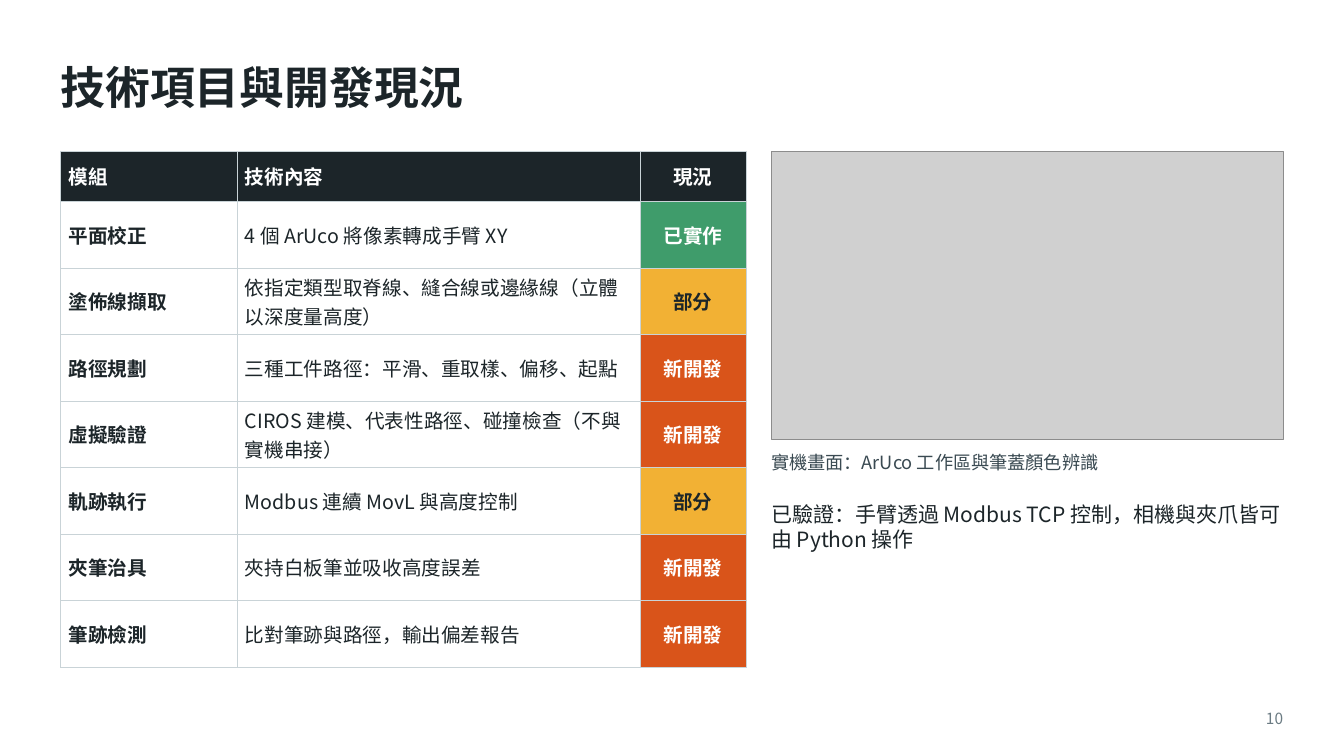
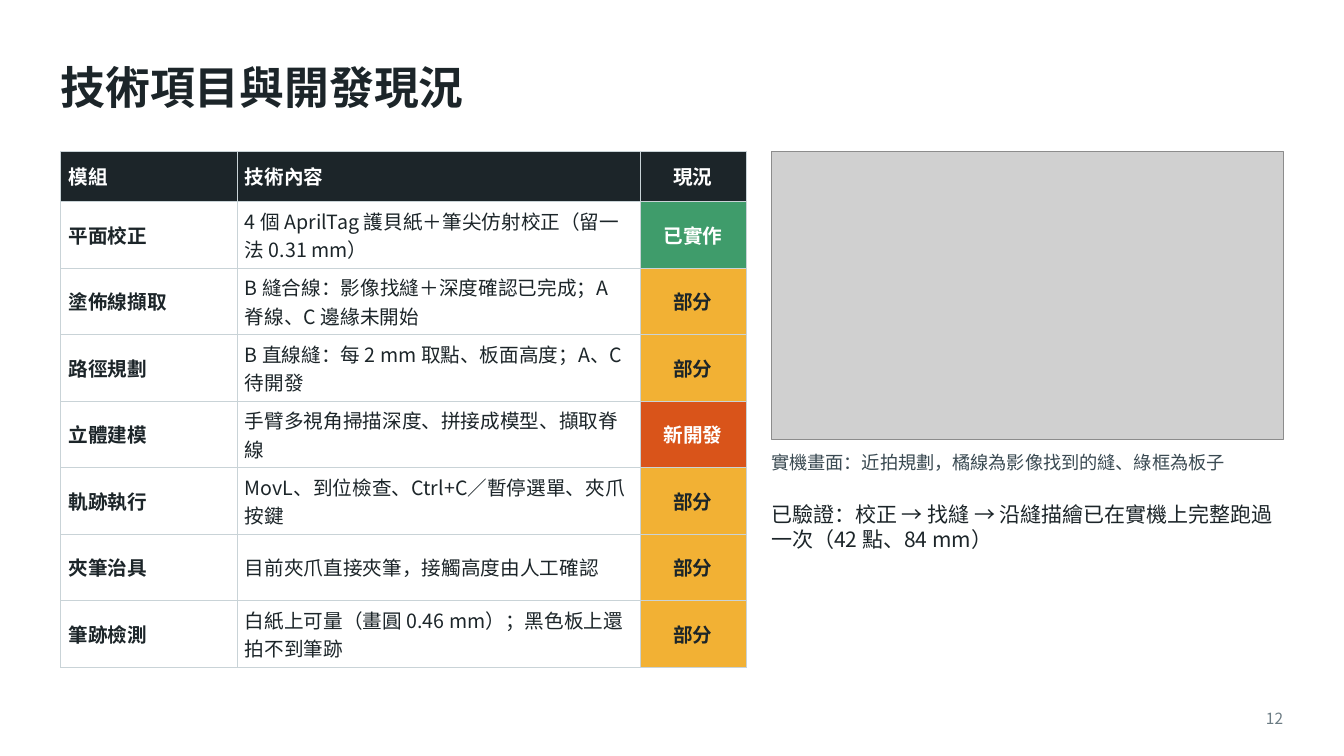
Before and after one commit to Rayyang800/PBL-path-planning, a slide deck: slide 12 of PBL專題規劃報告_三種工件版.pptx (slide 10 before the commit). Drawn at 1344x756 pixels with LibreOffice and Linux fonts; fonts in the diff are those of the drawing; grey boxes stand for pictures. Boxes give left, top, right and bottom in pixels: in the first picture for what was removed or moved away, otherwise in the second. Text is boxed around its words. In the diff, an @@ line names an element or a change of style, - is before the commit and + after.

```diff
--- a/PBL專題規劃報告_三種工件版.pptx
+++ b/PBL專題規劃報告_三種工件版.pptx
@@ table at [60,151,746,667] @@
-row 2, column 2: 4 個 ArUco 將像素轉成手臂 XY
+row 2, column 2: 4 個 AprilTag 護貝紙＋筆尖仿射校正（留一法 0.31 mm）
-row 3, column 2: 依指定類型取脊線、縫合線或邊緣線（立體以深度量高度）
+row 3, column 2: B 縫合線：影像找縫＋深度確認已完成；A 脊線、C 邊緣未開始
-row 4, column 2: 三種工件路徑：平滑、重取樣、偏移、起點
+row 4, column 2: B 直線縫：每 2 mm 取點、板面高度；A、C 待開發
-row 4, column 3: 新開發
+row 4, column 3: 部分
-row 5, column 1: 虛擬驗證
+row 5, column 1: 立體建模
-row 5, column 2: CIROS 建模、代表性路徑、碰撞檢查（不與實機串接）
+row 5, column 2: 手臂多視角掃描深度、拼接成模型、擷取脊線
-row 6, column 2: Modbus 連續 MovL 與高度控制
+row 6, column 2: MovL、到位檢查、Ctrl+C／暫停選單、夾爪按鍵
-row 7, column 2: 夾持白板筆並吸收高度誤差
+row 7, column 2: 目前夾爪直接夾筆，接觸高度由人工確認
-row 7, column 3: 新開發
+row 7, column 3: 部分
-row 8, column 2: 比對筆跡與路徑，輸出偏差報告
+row 8, column 2: 白紙上可量（畫圓 0.46 mm）；黑色板上還拍不到筆跡
-row 8, column 3: 新開發
+row 8, column 3: 部分
@@ fill #D9541A to #F2B134 in 3 cells @@
@@ text at [771,453,1225,471]: text changed @@
-實機畫面：ArUco 工作區與筆蓋顏色辨識
+實機畫面：近拍規劃，橘線為影像找到的縫、綠框為板子
@@ text at [771,504,1273,549]: text changed @@
-已驗證：手臂透過 Modbus TCP 控制，相機與夾爪皆可由 Python 操作
+已驗證：校正 → 找縫 → 沿縫描繪已在實機上完整跑過一次（42 點、84 mm）
@@ page number at [1266,712,1283,724]: text changed @@
-10
+12
```
Also in this commit, not shown: 13 other slides changed, 10 slides added, 1 slide removed, 16 other files.
